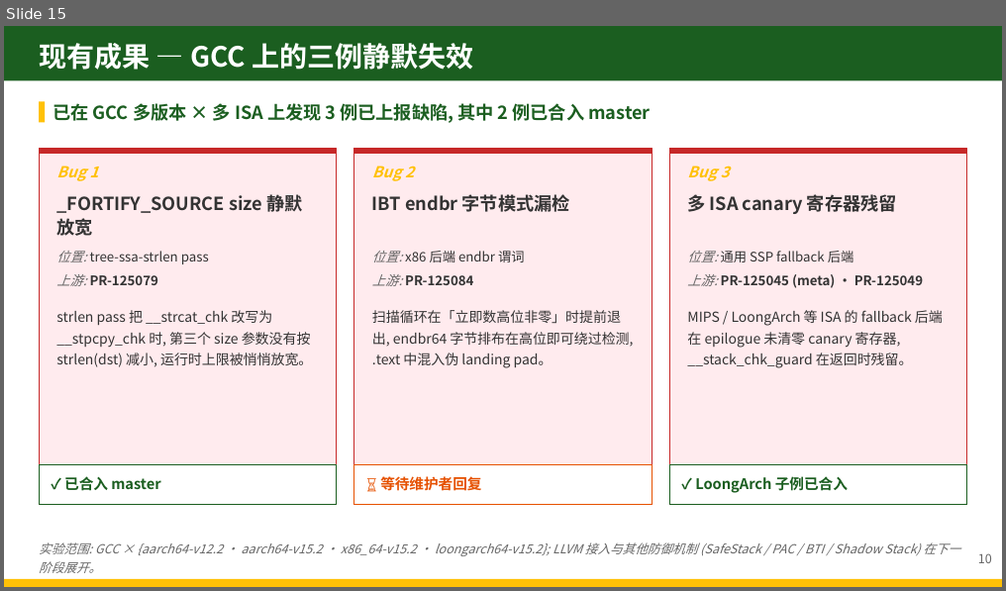
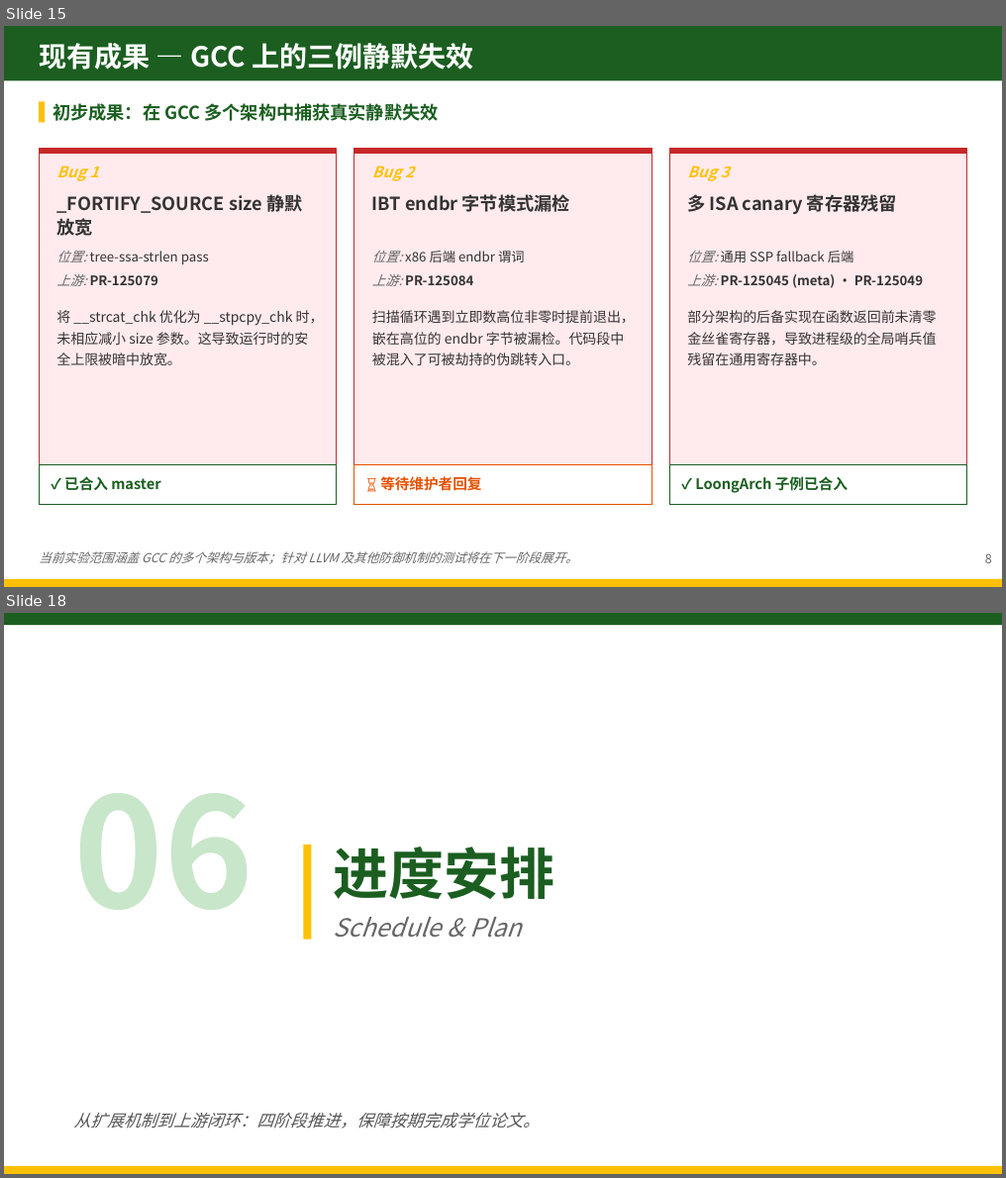
Before and after one commit to zjy-dev/de-fuzz, a slide deck: docs/presentations/pptx-workspace/开题答辩-DeFuzz.pptx. Shown one above the other, each under a label of ours: slide 15 before the commit, slides 15 and 18 after it; the slides between them are not shown. The pictures are 1006x591 and 1006x1178 pixels, drawn with LibreOffice and Linux fonts; fonts in the diff are those of the drawing. Boxes give left, top, right and bottom in pixels: in the first picture for what was removed or moved away, otherwise in the second. Text is boxed around its words. In the diff, an @@ line names an element or a change of style, - is before the commit and + after.

```diff
--- a/docs/presentations/pptx-workspace/开题答辩-DeFuzz.pptx
+++ b/docs/presentations/pptx-workspace/开题答辩-DeFuzz.pptx
@@ slide 18 added at (4, 613, 1002, 1174), background #FFFFFF @@
@@ rectangle added at (4, 613, 1002, 625), fill #1B5E20 @@
@@ text added at (74, 793, 254, 910), 110 pt, text #C8E6C9, bold @@
+06
@@ rectangle added at (303, 845, 311, 940), fill #FFC107 @@
@@ text added at (334, 847, 555, 899), 40 pt, text #1B5E20, bold @@
+进度安排
@@ text added at (334, 917, 522, 938), 18 pt, text #666666, italic @@
+Schedule & Plan
@@ text added at (74, 1113, 540, 1129), 12 pt, text #555555, italic @@
+从扩展机制到上游闭环：四阶段推进，保障按期完成学位论文。
@@ rectangle added at (4, 1165, 1002, 1173), fill #FFC107 @@
@@ slide 15 changed as well @@
@@ text at (53, 103, 439, 121): text changed @@
-已在 GCC 多版本 × 多 ISA 上发现 3 例已上报缺陷, 其中 2 例已合入 master
+初步成果：在 GCC 多个架构中捕获真实静默失效
@@ text at (56, 310, 324, 367): text changed @@
-strlen pass 把 __strcat_chk 改写为 __stpcpy_chk 时, 第三个 size 参数没有按 strlen(dst) 减小, 运行时上限被悄悄放宽。
+将 __strcat_chk 优化为 __stpcpy_chk 时，未相应减小 size 参数。这导致运行时的安全上限被暗中放宽。
@@ text at (372, 310, 635, 366): text changed @@
-扫描循环在「立即数高位非零」时提前退出, endbr64 字节排布在高位即可绕过检测, .text 中混入伪 landing pad。
+扫描循环遇到立即数高位非零时提前退出，嵌在高位的 endbr 字节被漏检。代码段中被混入了可被劫持的伪跳转入口。
@@ text at (687, 310, 936, 366): text changed @@
-MIPS / LoongArch 等 ISA 的 fallback 后端在 epilogue 未清零 canary 寄存器, __stack_chk_guard 在返回时残留。
+部分架构的后备实现在函数返回前未清零金丝雀寄存器，导致进程级的全局哨兵值残留在通用寄存器中。
@@ text at (39, 552, 577, 565): text changed @@
-实验范围: GCC × {aarch64-v12.2 · aarch64-v15.2 · x86_64-v15.2 · loongarch64-v15.2}; LLVM 接入与其他防御机制 (SafeStack / PAC / BTI / Shadow Stack) 在下一阶段展开。
+当前实验范围涵盖 GCC 的多个架构与版本；针对 LLVM 及其他防御机制的测试将在下一阶段展开。
@@ text at (985, 554, 992, 564): text changed @@
-10
+8
```
Also in this commit, not shown: 14 other slides changed, 4 other slides added, 2 slides removed, 15 other files.
